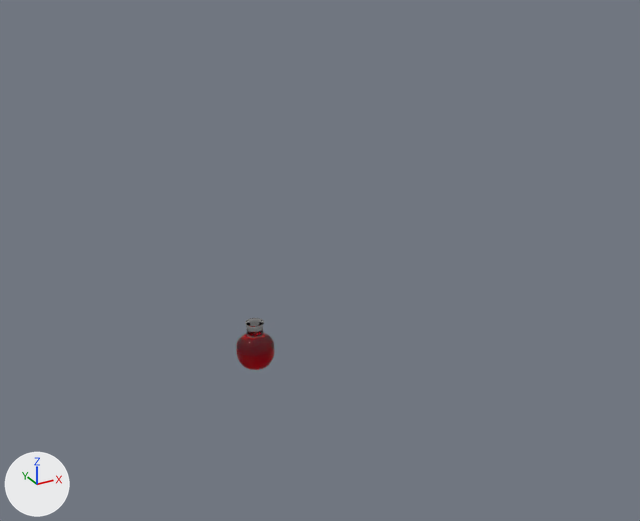
One commit to the Blender file sources/Blender/bottle.blend: the scene before it, then after it.
Before and after are seen from a camera (50 mm lens) standing at (-16.8, -37.7, 24.0) and looking at (3.5, -0.8, 5.6). Lighting does not change. The marker at lower left points along +X, +Y and +Z. Mesh edges are drawn as thin lines on the coarser meshes.
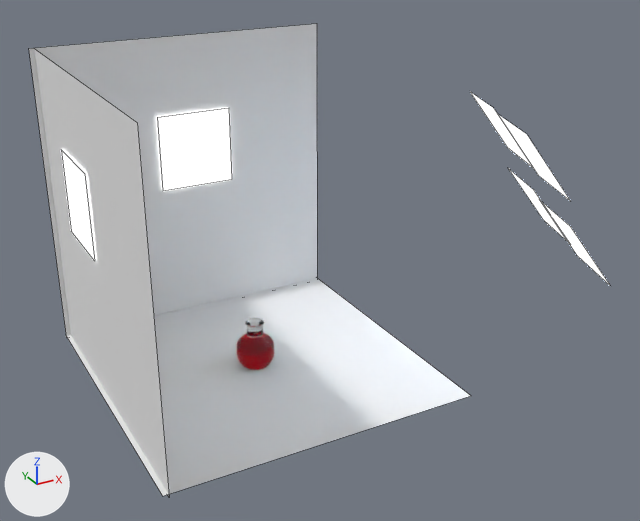
Where the change shows, as pixel boxes (x1, y1, x2, y2) in the pictures (640 x 521 px):
'Plane.001', shown: after (29, 24, 318, 338)
'Plane', shown: after (67, 278, 471, 496)
'Plane.002', shown: after (35, 50, 169, 497)
'Plane.003', shown: after (157, 108, 232, 191)
'Plane.004', shown: after (61, 150, 95, 261)
'Plane.007', shown: after (498, 114, 570, 200)
'Plane.006', shown: after (540, 200, 609, 285)
'Plane.008', shown: after (470, 92, 533, 168)
'Plane.005', shown: after (508, 168, 568, 242)

Diff of the bpy script that builds the scene:
```diff
--- a/sources/Blender/bottle.blend.py
+++ b/sources/Blender/bottle.blend.py
@@ mat_material_003 @@
 mat_material_003.base_color = (0.563, 0.661, 0.8)  # white #c6d4e7
-mat_material_003.strength = 40.0
+mat_material_003.strength = 5.0
@@ mat_material_002 @@
 mat_material_002.base_color = (0.8, 0.8, 0.8)  # white #e7e7e7
-mat_material_002.strength = 20.0
+mat_material_002.strength = 5.0
@@ ob_plane_008 @@
 ob_plane_008.scale = (2.09, 2.09, 2.09)
-ob_plane_008.hide_set(True)  # its collection is switched off
@@ ob_plane_007 @@
 ob_plane_007.scale = (2.09, 2.09, 2.09)
-ob_plane_007.hide_set(True)  # its collection is switched off
@@ ob_plane_006 @@
 ob_plane_006.scale = (2.09, 2.09, 2.09)
-ob_plane_006.hide_set(True)  # its collection is switched off
@@ ob_plane_005 @@
 ob_plane_005.scale = (2.09, 2.09, 2.09)
-ob_plane_005.hide_set(True)  # its collection is switched off
@@ ob_plane_004 @@
 ob_plane_004.scale = (2.1, 2.1, 2.1)
-ob_plane_004.hide_set(True)  # its collection is switched off
@@ ob_plane_003 @@
 ob_plane_003.scale = (2.1, 2.1, 2.1)
-ob_plane_003.hide_set(True)  # its collection is switched off
@@ ob_plane @@
 ob_plane.scale = (8.07, 8.07, 8.07)
-ob_plane.hide_set(True)  # its collection is switched off
@@ ob_plane_001 @@
 ob_plane_001.scale = (8.07, 8.07, 8.07)
-ob_plane_001.hide_set(True)  # its collection is switched off
@@ ob_plane_002 @@
 ob_plane_002.scale = (8.07, 8.07, 8.07)
-ob_plane_002.hide_set(True)  # its collection is switched off
```
